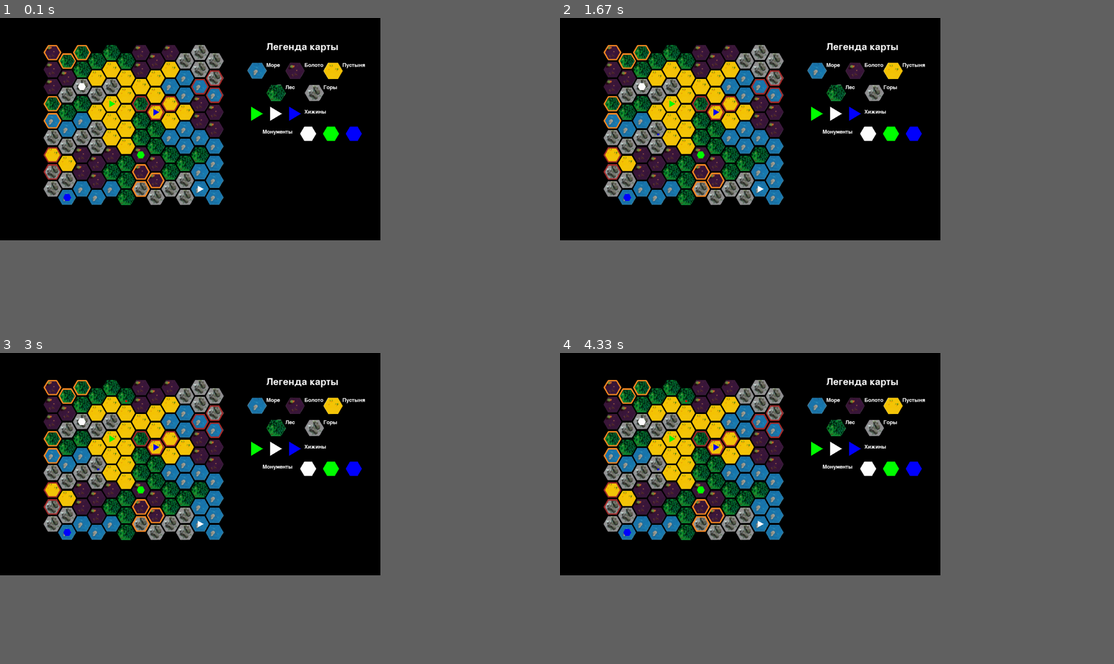
Above: before the commit, frames 1-4 (two rows, left to right).
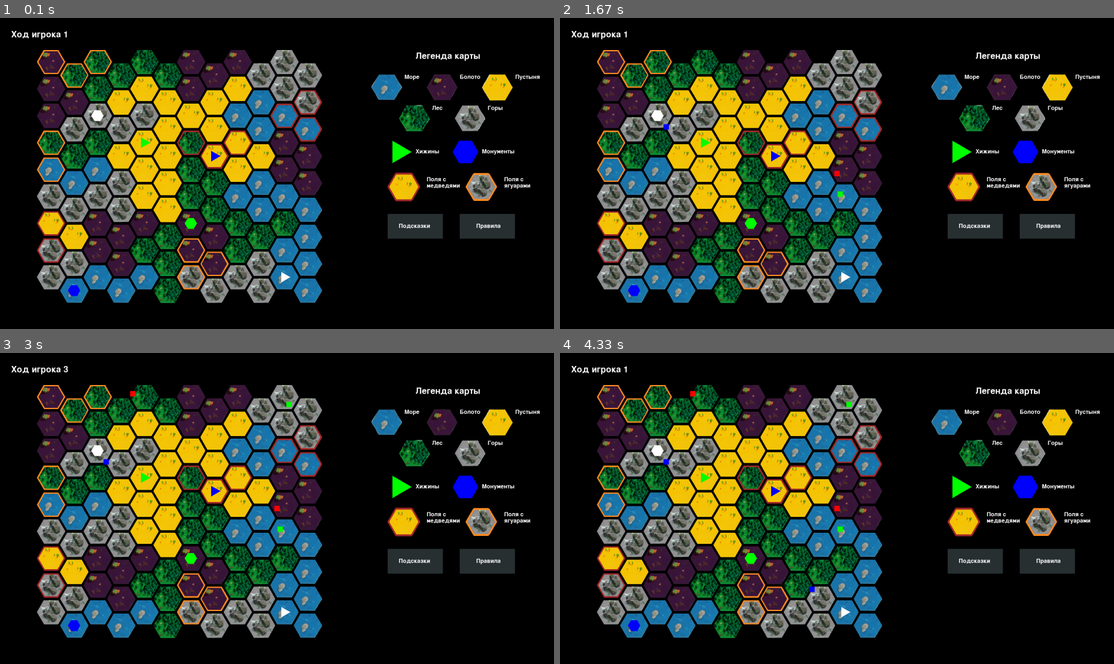
Above: after the commit, the same moments.

Repository: EkaterinaLotareva/Team_3_Programming_Projects_2025
Game: pygame game, started from main.py
Two runs of this game, one before a commit and one after it. Both use one fixed random seed, a clock stepped at 60 frames per second and the inputs below.
Inputs (mouse positions are in pixels of both pictures, inside the frame that each line leads up to):
- Up to frame 1 (0.1 s): no input
- Up to frame 2 (1.67 s): click (837, 173) at 0.38 s; click (837, 195) at 0.83 s; move the mouse to (665, 126) at 1.13 s; click (665, 126) at 1.33 s
- Up to frame 3 (3 s): click (132, 393) at 1.88 s; move the mouse to (288, 402) at 2.23 s; click (288, 402) at 2.47 s; move the mouse to (249, 589) at 2.83 s
- Up to frame 4 (4.33 s): click (809, 589) at 3.07 s
In our replay, the window is 618x361 before the commit and 900x505 after it. These sizes can differ from the game's own. Grey fills any space a smaller window leaves; there, only what the larger window draws over its background counts as a difference.

The runs differ from the first frame. In frame 1, 41% of the frame differs, in the area x 2-98%, y 4-92%; in frame 2, 41%; in frame 3, 41%; in frame 4, 41%.

Commit message:
Squares and circles sized fixed, legend added

Diff:
--- a/config.py
+++ b/config.py
@@ -1,19 +1,22 @@
 import math
-
+import pygame
 ROWS, COLS = 9, 12
-WIDTH, HEIGHT = 1200, 700
-
+WIDTH, HEIGHT = 1745, 981
+pygame.init()
 hex_height = HEIGHT / (ROWS * 3/4 + 1/4)  #высота гекса
 hex_radius = hex_height/2   #радиус гекса
 hex_width = hex_radius * 2 / math.sqrt(3)  #ширина гекса
 
-radius = (WIDTH + HEIGHT) // 60 # размер шестиугольника
-offset_x_1 = WIDTH // 2.7
-offset_y_1 = HEIGHT // 1.3
+radius = (WIDTH + HEIGHT) // 55
+radius_vp = round(radius * 3**(0.5)) // 2 # размер шестиугольника
+offset_x_1 = WIDTH // 2.9
+offset_y_1 = HEIGHT // 1.2
 
 offset_x = (WIDTH - (COLS - 1)*hex_width * 3/4 - hex_width)//2
 offset_y = (HEIGHT - (ROWS - 1)* hex_height * 3/4 - hex_height)//2
 
+f1 = pygame.font.Font(None, round(44 * (WIDTH + HEIGHT) / (1920 + 1080)))
+f2 = pygame.font.Font(None, round(30 * (WIDTH + HEIGHT) / (1920 + 1080)))
 
 BLACK = (0, 0, 0)
 RED = (255, 0, 0)
@@ -21,4 +24,5 @@
 BLUE = (0, 0, 255)
 BROWN = (165, 42, 42)
 WHITE = (255, 255, 255)
+GREY = (41, 49, 51)
 ORANGE = (251, 139, 35)
--- a/game.py
+++ b/game.py
@@ -37,10 +37,11 @@
     def answer(self, hex: coordinates, player: int):
 
         if self.hints[player].check(hex):
-            self.view.draw_circle(hex, self.colors[player])
+            self.view.draw_circle(self.mouse_click_pixel, self.colors[player])
         else:
-            self.view.draw_square(hex, self.colors[player])
+            self.view.draw_square(self.mouse_click_pixel, self.colors[player])
         self.turn += 1
+        self.view.draw_turn((self.turn % self.players) + 1)
 
     def process_place_square(self):
 
@@ -49,8 +50,9 @@
                 pygame.quit()
             elif event.type == pygame.MOUSEBUTTONDOWN and event.button == 1:
                 self.mouse_click_pixel = (event.pos[0], event.pos[1])
-                self.view.draw_square(self.view.from_pixels_to_logic(self.mouse_click_pixel), self.colors[self.turn % self.players])
-                return True
+                if not self.view.from_pixels_to_logic(self.mouse_click_pixel) == (-10, -10):
+                    self.view.draw_square(self.mouse_click_pixel, self.colors[self.turn % self.players])
+                    return True
 
 
     def process_mouse_click(self, event):
@@ -123,6 +125,8 @@
                     while self.turn < self.players * 2:
                         if self.process_place_square():
                             self.turn += 1
+                            print((self.turn + 1) % self.players + 1)
+                            self.view.draw_turn((self.turn % self.players) + 1)
                     self.status['start_stage'] = False
                 else:
                     self.question()
--- a/view.py
+++ b/view.py
@@ -12,7 +12,7 @@
     def __init__(self, field: Field, screen: pygame.surface.Surface):
         self.field = field
         self.screen = screen
-
+        self.place_for_turn = pygame.Surface((round(WIDTH*0.2), round(HEIGHT*0.05)))
 
         r = 2 * radius
         r_ = 2 * radius * np.cos(np.deg2rad(30))
@@ -81,19 +81,27 @@
         self.screen.blit(self.image_dict[hex.zone], (coords[0] - radius, coords[1] - round((radius)*np.cos(np.deg2rad(30)))))
         if hex.animal != None:
             if hex.animal == 'jaguar':
-                pygame.draw.polygon(self.screen, ORANGE, self.calculate_n_verticles(coords, radius - 5, 6), 5)
+                pygame.draw.polygon(self.screen, ORANGE, self.calculate_n_verticles(coords, radius - math.ceil(radius / 11), 6), radius // 6)
             elif hex.animal == 'bear':
-                pygame.draw.polygon(self.screen, BROWN, self.calculate_n_verticles(coords, radius - 5, 6), 5)
+                pygame.draw.polygon(self.screen, BROWN, self.calculate_n_verticles(coords, radius - math.ceil(radius / 11), 6), radius // 6)
         if hex.building != None:
             if hex.building[1] == 'hut':
                 pygame.draw.polygon(self.screen, self.logic_colors_to_rgb(hex.building[0]), self.calculate_n_verticles(coords, radius // 2.5, 3))
             elif hex.building[1] == 'monument':
                 pygame.draw.polygon(self.screen, self.logic_colors_to_rgb(hex.building[0]), self.calculate_n_verticles(coords, radius // 2.5, 6))
-        pygame.draw.polygon(self.screen, BLACK, self.calculate_n_verticles(coords, radius, 6), 5)
+        pygame.draw.polygon(self.screen, BLACK, self.calculate_n_verticles(coords, radius, 6), radius // 6)
+
+    def draw_turn(self, player: int):
+        '''пишет на основном экране надпись 'ход игрока (player)' '''
+        self.place_for_turn.fill(BLACK)
+        s = 'Ход игрока ' + str(player)
+        #print(s)
+        text_of_turn = f1.render(s, True, WHITE)
+        self.place_for_turn.blit(text_of_turn, (0, 0))
+        self.screen.blit(self.place_for_turn, (round(WIDTH*0.02), round(HEIGHT*0.04)))
+        pygame.display.update()
 
     def draw_legend(self):
-        f1 = pygame.font.Font(None, 44)
-        f2 = pygame.font.Font(None, 26)
         text_heading = f1.render('Легенда карты', True,
                   (255, 255, 255))
         text_swamp = f2.render('Болото', True, (255, 255, 255))
@@ -103,51 +111,64 @@
         text_desert = f2.render('Пустыня', True, (255, 255, 255))
         text_huts = f2.render('Хижины', True, WHITE)
         text_monuments = f2.render('Монументы', True, WHITE)
-        self.screen.blit(text_heading, (round(0.7*WIDTH), 0.11*HEIGHT))
-        self.screen.blit(self.image_dict['water'], (round(0.65*WIDTH),round(0.20*HEIGHT)))
-        self.screen.blit(text_sea, (round(0.70*WIDTH), round(0.2*HEIGHT)))
-        self.screen.blit(self.image_dict['swamp'], (round(0.75*WIDTH), round(0.20*HEIGHT)))
-        self.screen.blit(text_swamp, (round(0.80*WIDTH), round(0.2*HEIGHT)))
-        self.screen.blit(self.image_dict['desert'], (round(0.85*WIDTH), round(0.20*HEIGHT)))
-        self.screen.blit(text_desert, (round(0.90*WIDTH), round(0.2*HEIGHT)))
-        self.screen.blit(self.image_dict['forest'], (round(0.70*WIDTH), round(0.30*HEIGHT)))
-        self.screen.blit(text_forest, (round(0.75*WIDTH), round(0.3*HEIGHT)))
-        self.screen.blit(self.image_dict['mountain'], (round(0.80*WIDTH), round(0.30*HEIGHT)))
-        self.screen.blit(text_mountains, (round(0.85*WIDTH), round(0.3*HEIGHT)))
-        self.screen.blit(text_huts, (round(0.8*WIDTH), round(0.41*HEIGHT)))
-        pygame.draw.polygon(self.screen, GREEN, self.calculate_n_verticles((round(0.67*WIDTH), round(0.43*HEIGHT)), radius // 1.2, 3))
-        pygame.draw.polygon(self.screen, WHITE, self.calculate_n_verticles((round(0.72*WIDTH), round(0.43*HEIGHT)), radius // 1.2, 3))
-        pygame.draw.polygon(self.screen, BLUE, self.calculate_n_verticles((round(0.77*WIDTH), round(0.43*HEIGHT)), radius // 1.2, 3))
-        self.screen.blit(text_monuments, (round(0.69*WIDTH), round(0.50*HEIGHT)))
-        pygame.draw.polygon(self.screen, WHITE, self.calculate_n_verticles((round(0.81*WIDTH), round(0.52*HEIGHT)), radius // 1.2, 6))
-        pygame.draw.polygon(self.screen, GREEN, self.calculate_n_verticles((round(0.87*WIDTH), round(0.52*HEIGHT)), radius // 1.2, 6))
-        pygame.draw.polygon(self.screen, BLUE, self.calculate_n_verticles((round(0.93*WIDTH), round(0.52*HEIGHT)), radius // 1.2, 6))
+        text_jaguars_1 = f2.render('Поля c', True, WHITE)
+        text_jaguars_2 = f2.render('ягуарами', True, WHITE)
+        text_bears = f2.render('медведями', True, WHITE)
+        self.screen.blit(text_heading, (round(0.75*WIDTH), 0.11*HEIGHT))
+        self.screen.blit(self.image_dict['water'], (round(0.67*WIDTH),round(0.18*HEIGHT)))
+        self.screen.blit(text_sea, (round(0.73*WIDTH), round(0.18*HEIGHT)))
+        self.screen.blit(self.image_dict['swamp'], (round(0.77*WIDTH), round(0.18*HEIGHT)))
+        self.screen.blit(text_swamp, (round(0.83*WIDTH), round(0.18*HEIGHT)))
+        self.screen.blit(self.image_dict['desert'], (round(0.87*WIDTH), round(0.18*HEIGHT)))
+        self.screen.blit(text_desert, (round(0.93*WIDTH), round(0.18*HEIGHT)))
+        self.screen.blit(self.image_dict['forest'], (round(0.72*WIDTH), round(0.28*HEIGHT)))
+        self.screen.blit(text_forest, (round(0.78*WIDTH), round(0.28*HEIGHT)))
+        self.screen.blit(self.image_dict['mountain'], (round(0.82*WIDTH), round(0.28*HEIGHT)))
+        self.screen.blit(text_mountains, (round(0.88*WIDTH), round(0.28*HEIGHT)))
+        self.screen.blit(text_huts, (round(0.75*WIDTH), round(0.42*HEIGHT)))
+        self.screen.blit(text_jaguars_1, (round(0.91*WIDTH), round(0.51*HEIGHT)))
+        self.screen.blit(text_jaguars_2, (round(0.91*WIDTH), round(0.53*HEIGHT)))
+        self.screen.blit(text_jaguars_1, (round(0.77*WIDTH), round(0.51*HEIGHT)))
+        self.screen.blit(text_bears, (round(0.77*WIDTH), round(0.53*HEIGHT)))
+        self.screen.blit(text_monuments, (round(0.87*WIDTH), round(0.42*HEIGHT)))
+        pygame.draw.polygon(self.screen, GREEN, self.calculate_n_verticles((round(0.72*WIDTH), round(0.43*HEIGHT)), radius // 1.2, 3))
+        #pygame.draw.polygon(self.screen, WHITE, self.calculate_n_verticles((round(0.72*WIDTH), round(0.43*HEIGHT)), radius // 1.2, 3))
+        #pygame.draw.polygon(self.screen, BLUE, self.calculate_n_verticles((round(0.77*WIDTH), round(0.43*HEIGHT)), radius // 1.2, 3))
+        #pygame.draw.polygon(self.screen, WHITE, self.calculate_n_verticles((round(0.81*WIDTH), round(0.52*HEIGHT)), radius // 1.2, 6))
+        #pygame.draw.polygon(self.screen, GREEN, self.calculate_n_verticles((round(0.87*WIDTH), round(0.52*HEIGHT)), radius // 1.2, 6))
+        pygame.draw.polygon(self.screen, BLUE, self.calculate_n_verticles((round(0.84*WIDTH), round(0.43*HEIGHT)), radius // 1.2, 6))
+        self.screen.blit(self.image_dict['mountain'], (round(0.84*WIDTH), round(0.5*HEIGHT)))
+        pygame.draw.polygon(self.screen, ORANGE, self.calculate_n_verticles((round(0.84*WIDTH) + radius, round(0.5*HEIGHT) + radius_vp), radius - math.ceil(radius / 27), 6), radius // 8)
+        self.screen.blit(self.image_dict['desert'], (round(0.70*WIDTH), round(0.5*HEIGHT)))
+        pygame.draw.polygon(self.screen, BROWN, self.calculate_n_verticles((round(0.70*WIDTH) + radius, round(0.5*HEIGHT) + radius_vp), radius, 6), radius // 8)
+        pygame.display.update()
+
+    def draw_buttons(self):
+        text_hints = f2.render('Подсказки', True, WHITE)
+        text_rules = f2.render('Правила', True, WHITE)
+        pygame.draw.rect(self.screen, GREY, (WIDTH*0.70, 0.63*HEIGHT, WIDTH*0.1, HEIGHT*0.08))
+        pygame.draw.rect(self.screen, GREY, (WIDTH*0.83, 0.63*HEIGHT, WIDTH*0.1, HEIGHT*0.08))
+        self.screen.blit(text_hints, (WIDTH*0.72, HEIGHT*0.66))
+        self.screen.blit(text_rules, (WIDTH*0.86, HEIGHT*0.66))
+        pygame.display.update
 
     def draw_field(self):
         for i in self.field.hex.keys():
             self.draw_hexagon(i, self.field.hex[i])
         self.draw_legend()
+        self.draw_buttons()
+        self.draw_turn(1)
         pygame.display.update()
 
 
     def draw_circle(self, coords: coordinates, color):
-        r = radius // 6
-        if color == RED:
-            pygame.draw.circle(self.screen, color, (self.from_logic_to_pixels(coords)[0], self.from_logic_to_pixels(coords)[1] + round(0.6*radius * np.sin(np.deg2rad(60)))), r)
-        elif color == BLUE:
-            pygame.draw.circle(self.screen, color, (self.from_logic_to_pixels(coords)[0] + radius // 6, self.from_logic_to_pixels(coords)[1] + round(0.6*radius * np.sin(np.deg2rad(60)))), r)
-        else:
-            pygame.draw.circle(self.screen, color, (self.from_logic_to_pixels(coords)[0] - radius // 6, self.from_logic_to_pixels(coords)[1] + round(0.6*radius * np.sin(np.deg2rad(60)))), r)
+        r = radius // 4
+        pygame.draw.circle(self.screen, color, (coords[0], coords[1]), r)
         pygame.display.update()
 
     def draw_square(self, coords: coordinates, color):
-        r = radius // 10
-        if color == RED:
-            pygame.draw.polygon(self.screen, color, self.calculate_square_verticles((self.from_logic_to_pixels(coords)[0], self.from_logic_to_pixels(coords)[1] + round(0.6*radius * np.sin(np.deg2rad(60)))), r))
-        elif color == BLUE:
-            pygame.draw.polygon(self.screen, color, self.calculate_square_verticles((self.from_logic_to_pixels(coords)[0] + radius // 6, self.from_logic_to_pixels(coords)[1] + round(0.6*radius * np.sin(np.deg2rad(60)))), r))
-        else:
-            pygame.draw.polygon(self.screen, color, self.calculate_square_verticles((self.from_logic_to_pixels(coords)[0] - radius // 6, self.from_logic_to_pixels(coords)[1] + round(0.6*radius * np.sin(np.deg2rad(60)))), r))
+        r = radius // 4
+        pygame.draw.polygon(self.screen, color, self.calculate_square_verticles((coords[0], coords[1]), r))
         pygame.display.update()
 
 
@@ -197,9 +218,6 @@
         с легендой карты, надпись чей сейчас ход и кнопка 'посмотреть подсказки' '''
         pass
 
-    def turn(self, player: int):
-        '''пишет на основном экране надпись 'ход игрока (player)' '''
-        pass
 
     def from_game_to_hint_screen_button(self, coords: coordinates):
         '''обработка нажатия на кнопку, возвращающую на экран с подсказками'''
